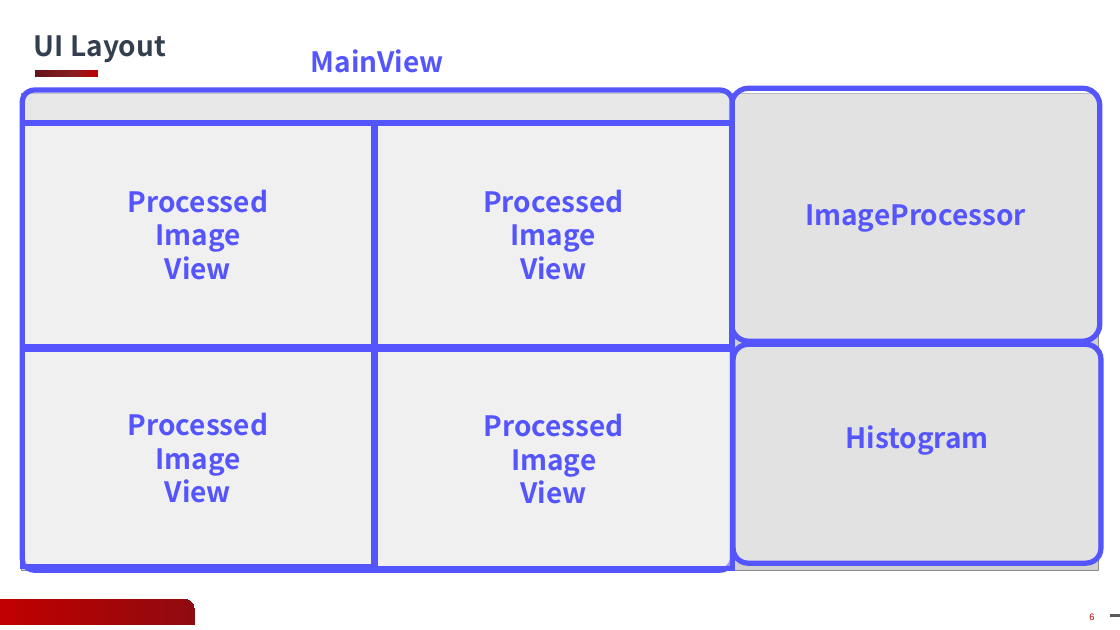
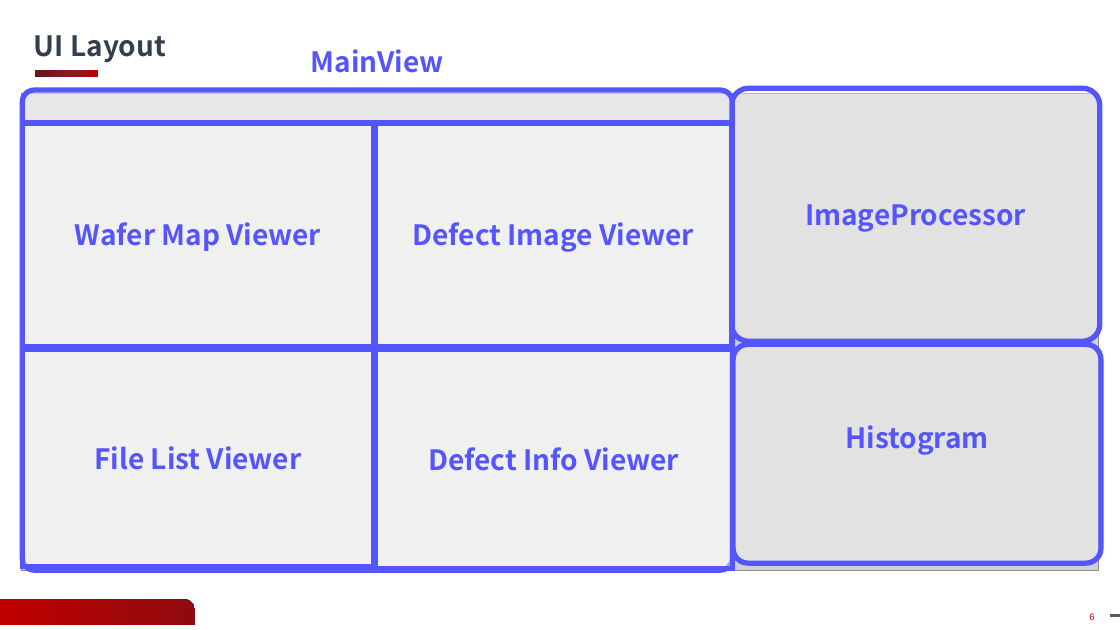
Before and after one commit to gyoon88/KlarfViewer, a slide deck: slide 6 of Docs/12주차_과제_발표_안광윤.pptx. Drawn at 1120x630 pixels with LibreOffice and Linux fonts; fonts in the diff are those of the drawing; grey boxes stand for pictures; background and template pictures are left out. Boxes give left, top, right and bottom in pixels: in the first picture for what was removed or moved away, otherwise in the second. Text is boxed around its words. In the diff, an @@ line names an element or a change of style, - is before the commit and + after.

```diff
--- a/Docs/12주차_과제_발표_안광윤.pptx
+++ b/Docs/12주차_과제_발표_안광윤.pptx
@@ text in rounded rectangle at (75,222,321,251): text changed @@
-Processed
-Image
-View
+Wafer Map Viewer
@@ text in rounded rectangle at (413,222,693,252): text changed @@
-Processed
-Image
-View
+Defect Image Viewer
@@ text in rounded rectangle at (95,446,301,470): text changed @@
-Processed
-Image
-View
+File List Viewer
@@ text in rounded rectangle at (428,447,679,471): text changed @@
-Processed
-Image
-View
+Defect Info Viewer
```
Also in this commit, not shown: 1 other slide changed, 1 other file.
